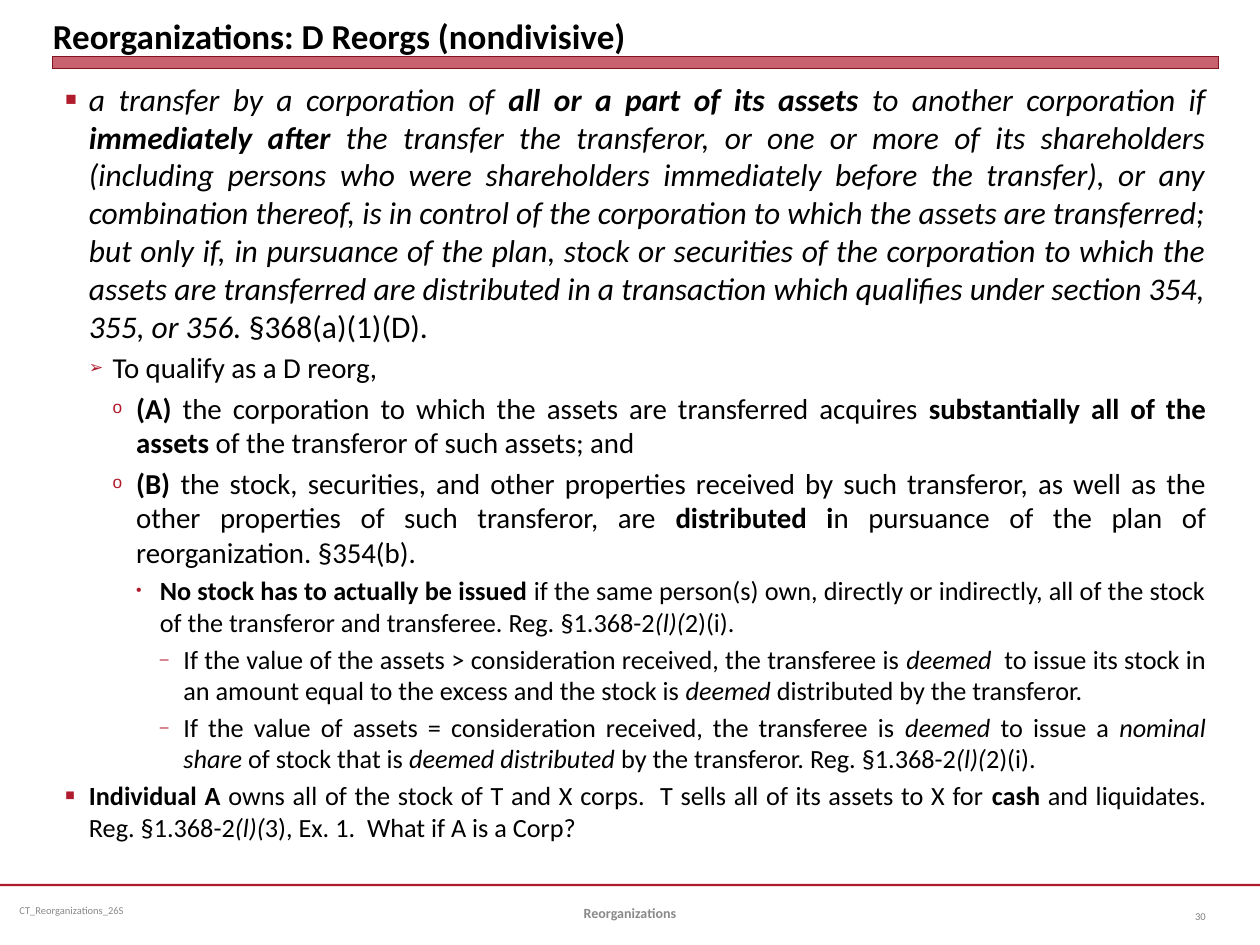
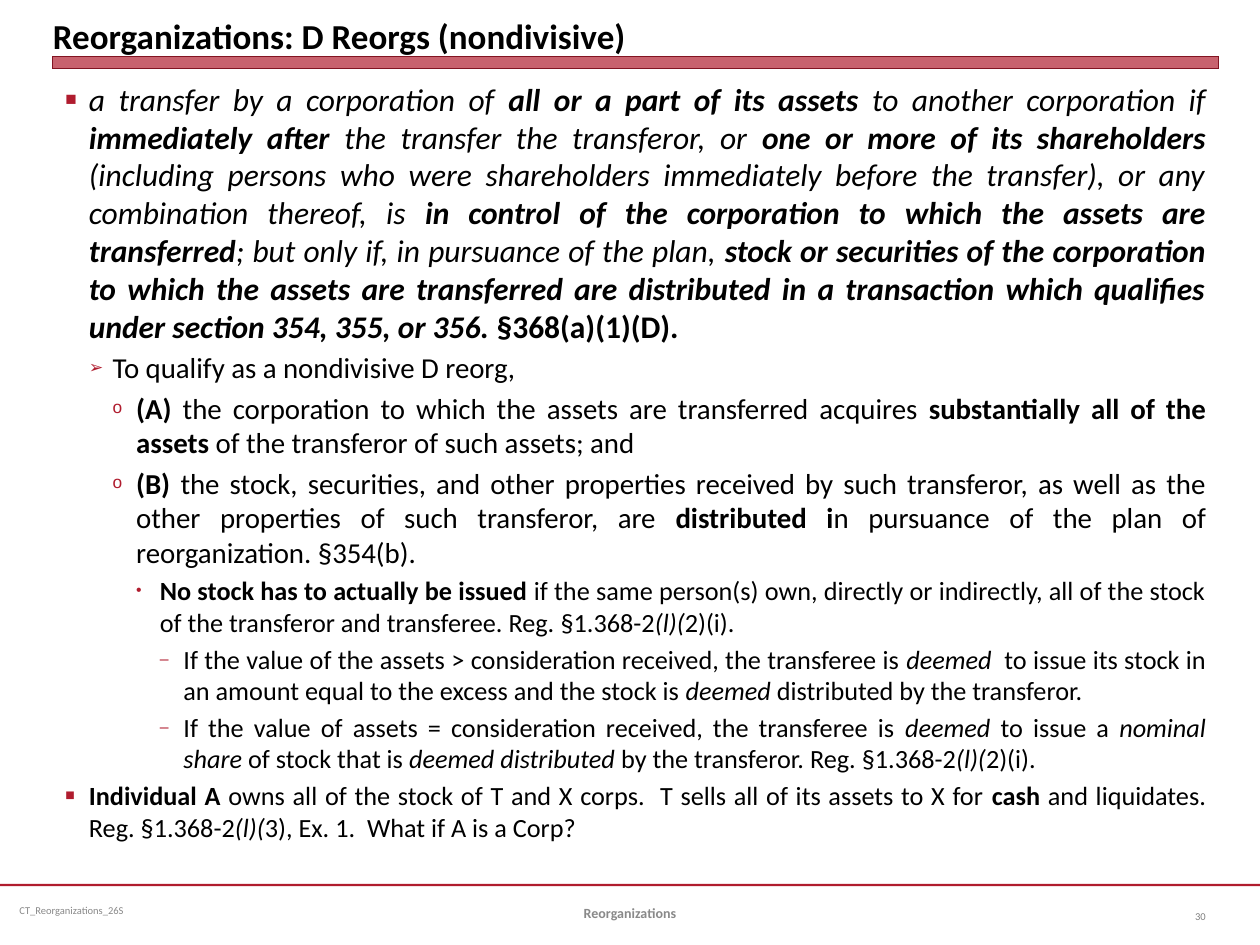
Before and after one commit to jmc877/Corporate-Tax, a slide deck: slide 30 of slides/CT_Reorganizations_26S.pptx. Drawn at 1260x945 pixels with LibreOffice and Linux fonts; fonts in the diff are those of the drawing. Boxes give left, top, right and bottom in pixels: in the first picture for what was removed or moved away, otherwise in the second. Text is boxed around its words. In the diff, an @@ line names an element or a change of style, - is before the commit and + after.

```diff
--- a/slides/CT_Reorganizations_26S.pptx
+++ b/slides/CT_Reorganizations_26S.pptx
@@ text at [89,89,1206,343]: bold on in "one or more of its shareholders in ..." @@
@@ text at [113,358,515,383]: text changed @@
-  ➢ To qualify as a D reorg,
+  ➢ To qualify as a nondivisive D reorg,
```
Also in this commit, not shown: 2 other slides changed.
